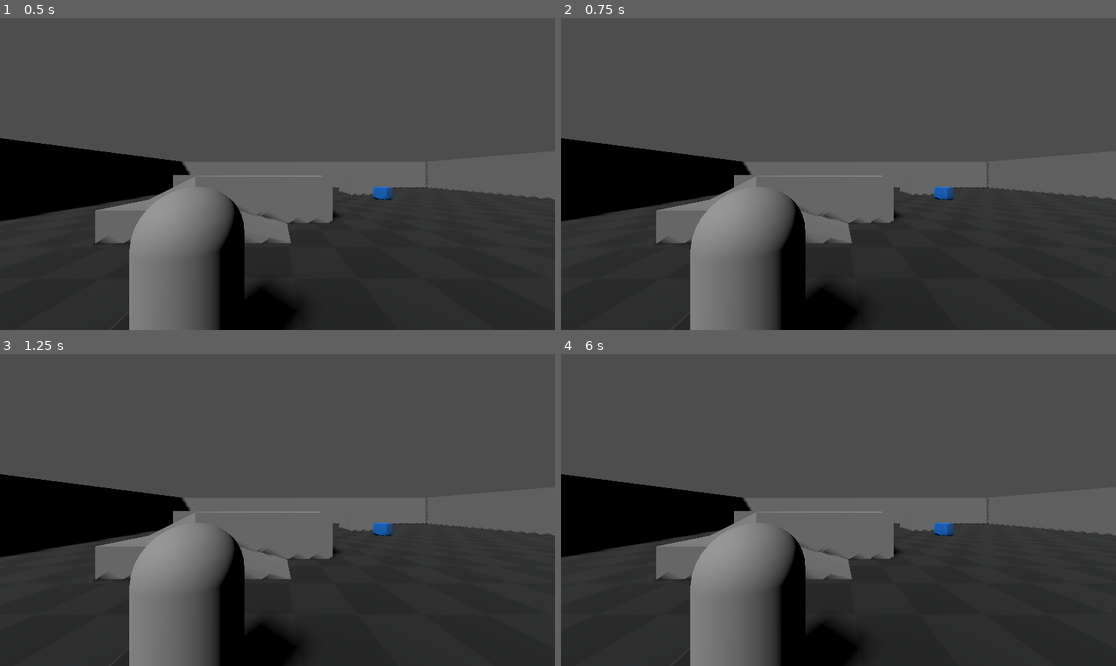
Above: before the commit, frames 1-4 (two rows, left to right).
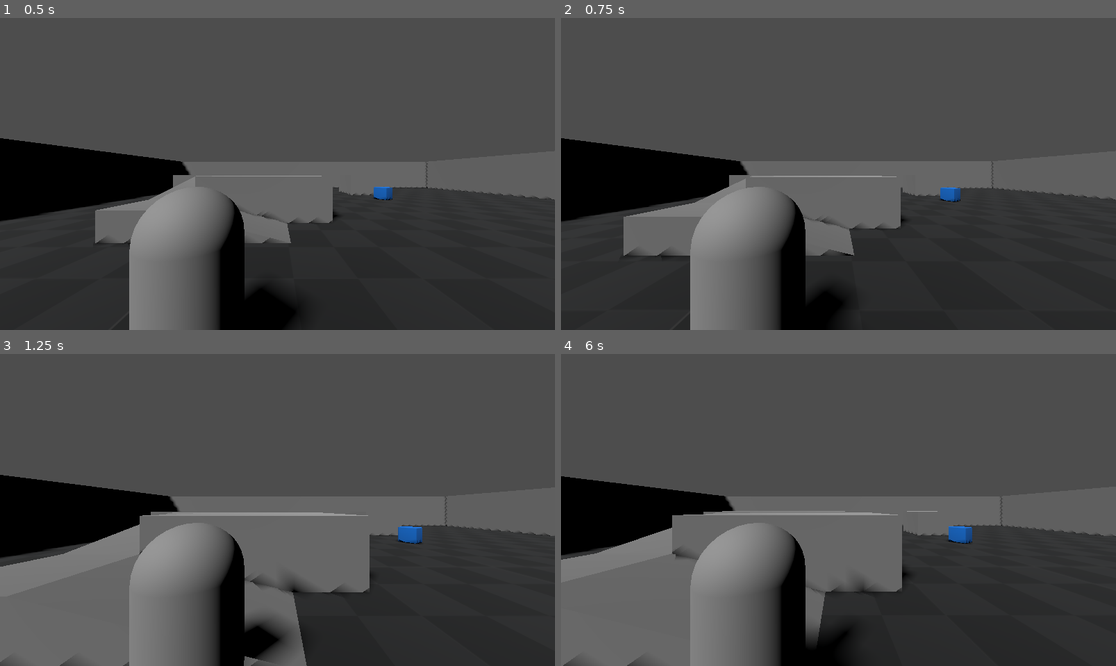
Above: after the commit, the same moments.

Repository: adamvirtualspace-lab/gravity-player
Game: Godot game, scene res://game/player/levels/level_player_test.tscn
Two runs of this game, one before a commit and one after it. Both use one fixed random seed, a clock stepped at 60 frames per second and the inputs below.
Inputs:
- Up to frame 1 (0.5 s): no input
- Up to frame 2 (0.75 s): hold W (MoveForward) from 0.53 s (still down)
- Up to frame 3 (1.25 s): keep holding W (MoveForward)
- Up to frame 4 (6 s): tap Enter at 2, 3.5, 5 s; tap Space at 2.75, 4.25, 5.75 s; release W (MoveForward) at 5.78 s; hold D (MoveRight) from 5.78 s (still down)

Frame 1 is identical in both runs. In frame 2, 2.4% of the frame differs, in the area x 1-100%, y 45-99%; in frame 3, 14%, in the area x 0-100%, y 38-100%; in frame 4, 13%.
Error before the commit: Invalid access to property or key 'global_transform' on a base object of type 'null instance'. (res://game/player/player_tpc_gravity_scripts/player_tpc_gravity…
Error after the commit: Parse Error: Function "_input" has the same name as a previously declared function. (res://game/player/player_tpc_gravity_scripts/cam_pivot_manager.gd:23)

Commit message:
fix campivot ref on player_tpc_gravity.gd

Diff:
--- a/game/player/player_tpc_gravity_scripts/cam_pivot_manager.gd
+++ b/game/player/player_tpc_gravity_scripts/cam_pivot_manager.gd
@@ -20,3 +20,5 @@
 			Input.set_mouse_mode(Input.MOUSE_MODE_CAPTURED)
 
 # Mouse Movement
+func _input(event: InputEvent) -> void:
+	pass
--- a/game/player/player_tpc_gravity_scripts/player_tpc_gravity.gd
+++ b/game/player/player_tpc_gravity_scripts/player_tpc_gravity.gd
@@ -10,7 +10,7 @@
 # Called when the node enters the scene tree for the first time.
 func _ready() -> void:
 	# Get reference to CamPivot_LR
-	CamPivot_LR = get_node("CamPivot_RotateLeftRight")
+	CamPivot_LR = get_node("CamPivotManager/CamPivot_RotateLeftRight")
 
 # Called every physics frame. 'delta' is the elapsed time since the previous frame.
 func _physics_process(delta: float) -> void:
